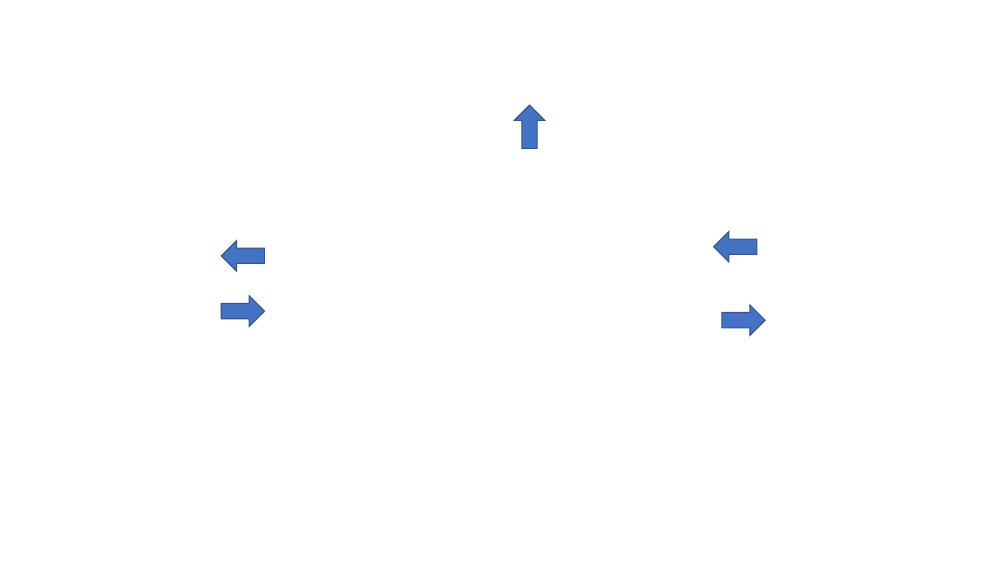
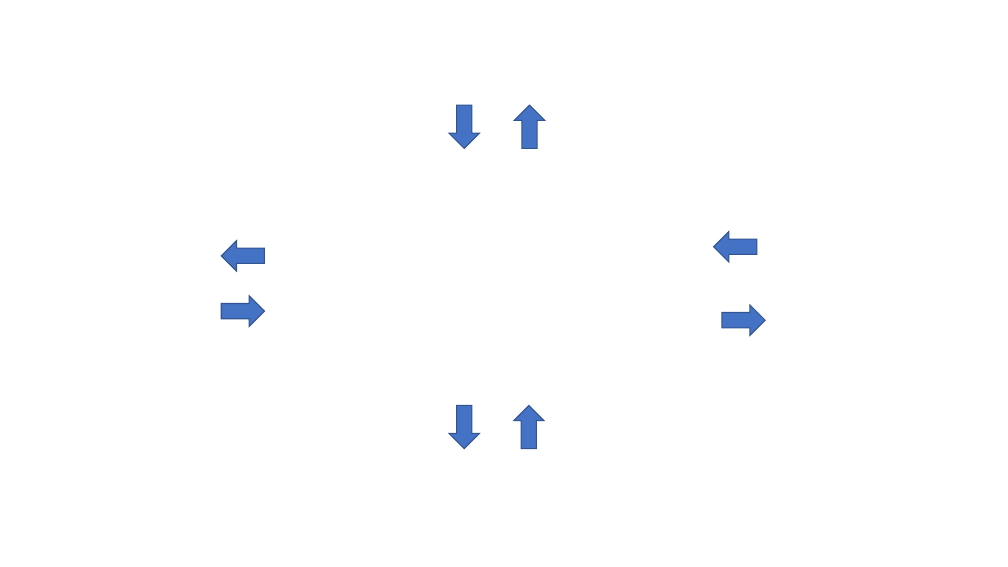
Before and after one commit to OscarTaoyuPan/TrafficLightControl_QS, a slide deck: slide 2 of data/hangzhou_1x1_bc-tyc_18041607_1h/Figures.pptx. Drawn at 1008x567 pixels with LibreOffice and Linux fonts; fonts in the diff are those of the drawing; background and template pictures are left out. Boxes give left, top, right and bottom in pixels: in the first picture for what was removed or moved away, otherwise in the second. Text is boxed around its words. In the diff, an @@ line names an element or a change of style, - is before the commit and + after.

```diff
--- a/data/hangzhou_1x1_bc-tyc_18041607_1h/Figures.pptx
+++ b/data/hangzhou_1x1_bc-tyc_18041607_1h/Figures.pptx
@@ right arrow added at (449,105,479,148), fill #4472C4, outline #325491 1 pt @@
@@ right arrow added at (449,406,479,449), fill #4472C4, outline #325491 1 pt @@
@@ right arrow added at (514,406,544,449), fill #4472C4, outline #325491 1 pt @@
```
Also in this commit, not shown: 1 slide added, 32 other files.
